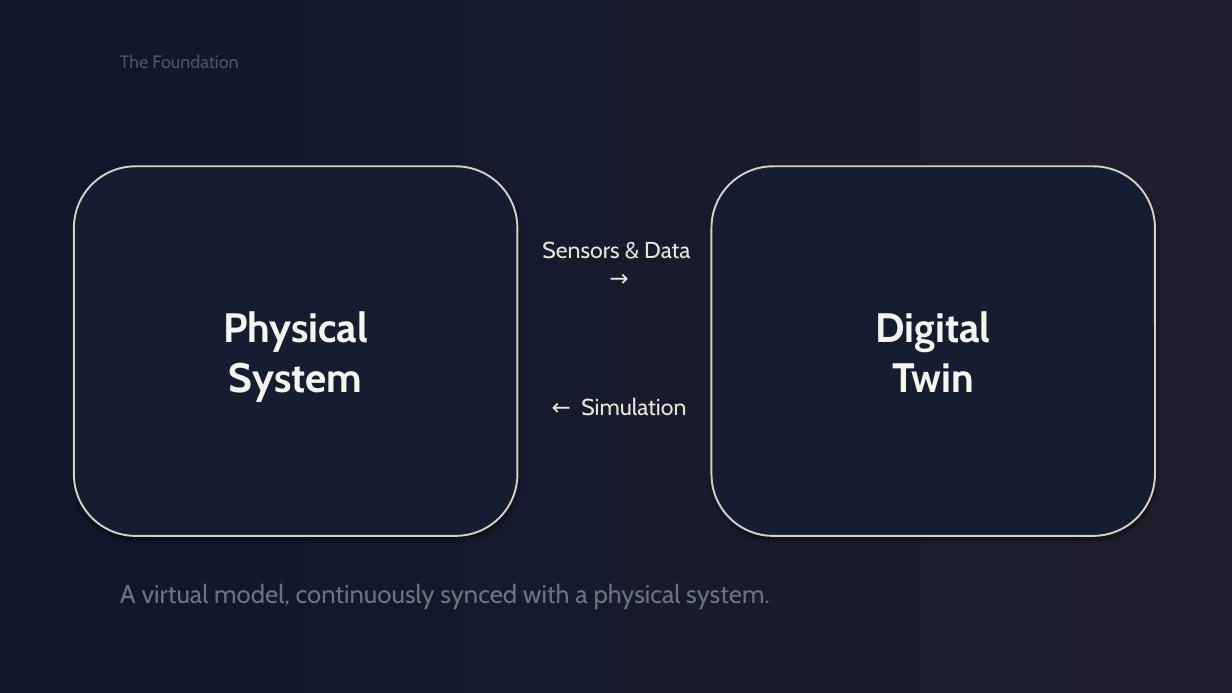
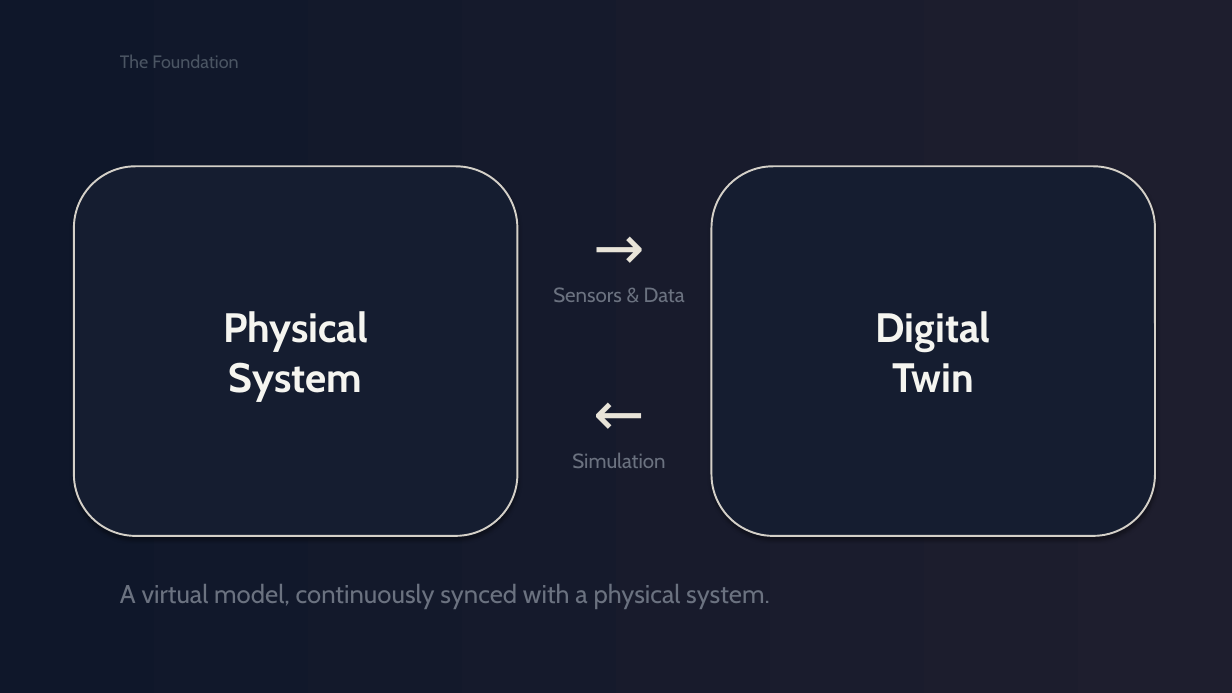
Before and after one commit to Anthony50102/MicroUSPresentation, a slide deck: slide 2 of presentation/presentation-v4-gradient-noir.pptx (slide 3 before the commit). Drawn at 1232x693 pixels with LibreOffice and Linux fonts; fonts in the diff are those of the drawing. Boxes give left, top, right and bottom in pixels: in the first picture for what was removed or moved away, otherwise in the second. Text is boxed around its words. In the diff, an @@ line names an element or a change of style, - is before the commit and + after.

```diff
--- a/presentation/presentation-v4-gradient-noir.pptx
+++ b/presentation/presentation-v4-gradient-noir.pptx
@@ text added at bbox=[527, 203, 712, 296], 48 pt, text #E8E4D9 @@
+→
@@ text at bbox=[553, 287, 685, 302]: text changed; size 18 to 16 pt; text colour #E8E4D9 to #6B7280 @@
-Sensors & Data →
+Sensors & Data
@@ text added at bbox=[527, 370, 712, 462], 48 pt, text #E8E4D9 @@
+←
@@ text at bbox=[572, 453, 665, 468]: text changed; size 18 to 16 pt; text colour #E8E4D9 to #6B7280 @@
-← Simulation
+Simulation
```
Also in this commit, not shown: 12 other slides changed, 3 other files.
